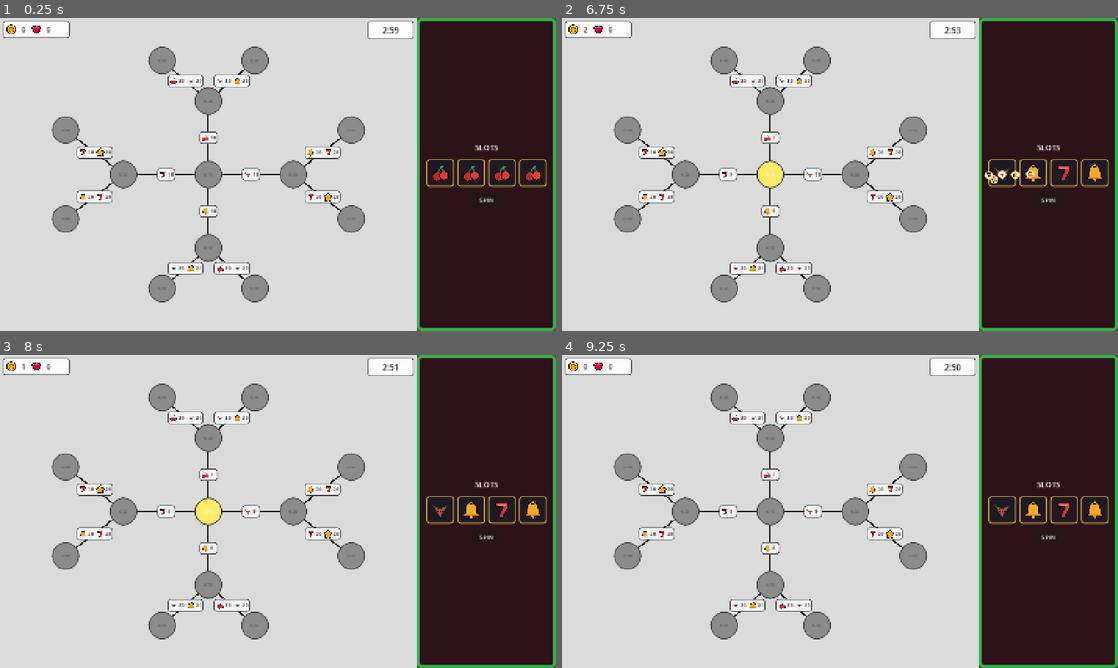
Above: before the commit, frames 1-4 (two rows, left to right).
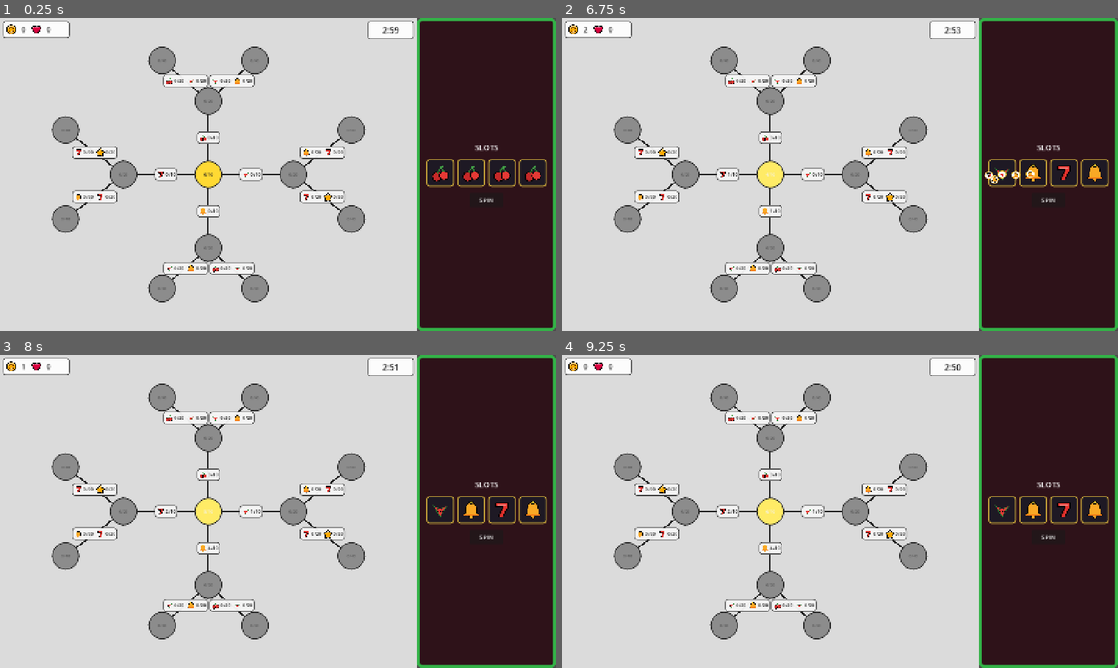
Above: after the commit, the same moments.

Repository: SorenKronborg/CasinoSlots
Game: Godot game, scene res://scenes/game/game.tscn
Same seed, same stepped clock (60 frames per second), same inputs: the game is played once before the commit and once after it.
Inputs (mouse positions are in pixels of both pictures, inside the frame that each line leads up to):
- Up to frame 1 (0.25 s): no input
- Up to frame 2 (6.75 s): click "SPIN" at 0.5 s; click (773, 174) at 1.25 s, where only the run after the commit has a clickable "0/10"; click "0/10" at 2 s; click "1/10" at 2.75 s; click "2/10" at 3.5 s; click (773, 174) at 4.25 s, where only the run after the commit has a clickable "3/10"; click "SPIN" at 5 s; click (773, 174) at 5.75 s, where only the run after the commit has a clickable "3/10"; click "3/10" at 6.5 s
- Up to frame 3 (8 s): click "4/10" at 7.25 s
- Up to frame 4 (9.25 s): click "5/10" at 8 s; click (773, 511) at 8.75 s, where only the run after the commit has a clickable "6/10"

The runs differ from the first frame. In frame 1, 1.8% of the frame differs, in the area x 9-66%, y 9-91%; in frame 2, 1.5%; in frame 3, 1.5%; in frame 4, 1.8%.

Commit message:
Enhanced graph edge and node functionality with prioritization and depth management. Added signals for lock interactions and improved UI styles for better user experience.

Diff:
--- a/scripts/level/graph_edge.gd
+++ b/scripts/level/graph_edge.gd
@@ -1,16 +1,26 @@
 class_name GraphEdgeView
 extends Control
+
+signal lock_clicked(id: StringName)
 
 var edge_id: StringName
 var from_id: StringName
 var to_id: StringName
 var locked: bool = true
 var lock_symbols: PackedInt32Array = PackedInt32Array()
+var totals: PackedInt32Array = PackedInt32Array()
 var remaining: PackedInt32Array = PackedInt32Array()
+## How many locks deep this edge sits from the start node, used to pay the
+## nearest locks first.
+var depth: int = 0
+## Player-chosen target: prioritized locks are filled before all others.
+var prioritized: bool = false
 var _in_flight: PackedInt32Array = PackedInt32Array()
 
 var _line: Line2D
 var _lock_panel: PanelContainer
+var _style_idle: StyleBoxFlat
+var _style_priority: StyleBoxFlat
 var _requirement_labels: Array[Label] = []
 var _requirement_views: Array[Control] = []
 
@@ -24,16 +34,23 @@
 	_line.begin_cap_mode = Line2D.LINE_CAP_ROUND
 	_line.end_cap_mode = Line2D.LINE_CAP_ROUND
 	add_child(_line)
+	_style_idle = _make_style(Color(0.96, 0.96, 0.96, 0.96), Color(0.25, 0.25, 0.25, 1))
+	_style_priority = _make_style(Color(0.44, 0.85, 0.45, 0.98), Color(0.11, 0.42, 0.14, 1))
 	_lock_panel = PanelContainer.new()
 	_lock_panel.mouse_filter = Control.MOUSE_FILTER_IGNORE
+	_lock_panel.add_theme_stylebox_override("panel", _style_idle)
+	_lock_panel.gui_input.connect(_on_lock_gui_input)
+	add_child(_lock_panel)
+
+
+func _make_style(background: Color, border: Color) -> StyleBoxFlat:
 	var style := StyleBoxFlat.new()
-	style.bg_color = Color(0.96, 0.96, 0.96, 0.96)
+	style.bg_color = background
 	style.set_border_width_all(2)
-	style.border_color = Color(0.25, 0.25, 0.25, 1)
+	style.border_color = border
 	style.set_corner_radius_all(7)
 	style.set_content_margin_all(5)
-	_lock_panel.add_theme_stylebox_override("panel", style)
-	add_child(_lock_panel)
+	return style
 
 
 func setup(data: GraphEdgeData, from_center: Vector2, to_center: Vector2) -> void:
@@ -43,10 +60,11 @@
 	if _line == null:
 		await ready
 	lock_symbols = PackedInt32Array([data.lock_symbol])
-	remaining = PackedInt32Array([data.lock_amount])
+	totals = PackedInt32Array([data.lock_amount])
 	if data.lock_symbol_2 >= 0 and data.lock_amount_2 > 0:
 		lock_symbols.append(data.lock_symbol_2)
-		remaining.append(data.lock_amount_2)
+		totals.append(data.lock_amount_2)
+	remaining = totals.duplicate()
 	_in_flight.resize(lock_symbols.size())
 	_build_requirements()
 	set_endpoints(from_center, to_center)
@@ -60,10 +78,12 @@
 	_requirement_views.clear()
 	var row := HBoxContainer.new()
 	row.add_theme_constant_override("separation", 7)
+	row.mouse_filter = Control.MOUSE_FILTER_IGNORE
 	_lock_panel.add_child(row)
 	for index in lock_symbols.size():
 		var requirement := HBoxContainer.new()
 		requirement.add_theme_constant_override("separation", 2)
+		requirement.mouse_filter = Control.MOUSE_FILTER_IGNORE
 		row.add_child(requirement)
 		var icon := TextureRect.new()
 		icon.texture = Symbols.texture(lock_symbols[index])
@@ -95,6 +115,26 @@
 		_lock_panel.visible = locked
 	if _line:
 		_line.default_color = Color(0.12, 0.12, 0.12, 1) if locked else Color(0.35, 0.7, 0.3, 1)
+
+
+## Only locks that can currently take resources respond to clicks.
+func set_selectable(value: bool) -> void:
+	if _lock_panel == null:
+		return
+	_lock_panel.mouse_filter = Control.MOUSE_FILTER_STOP if value else Control.MOUSE_FILTER_IGNORE
+	_lock_panel.mouse_default_cursor_shape = Control.CURSOR_POINTING_HAND if value else Control.CURSOR_ARROW
+
+
+func set_prioritized(value: bool) -> void:
+	prioritized = value
+	if _lock_panel:
+		_lock_panel.add_theme_stylebox_override("panel", _style_priority if prioritized else _style_idle)
+
+
+func _on_lock_gui_input(event: InputEvent) -> void:
+	if event is InputEventMouseButton and event.button_index == MOUSE_BUTTON_LEFT and event.pressed:
+		_lock_panel.accept_event()
+		lock_clicked.emit(edge_id)
 
 
 func lock_center_global(kind: int) -> Vector2:
@@ -142,4 +182,4 @@
 
 func _refresh_labels() -> void:
 	for index in _requirement_labels.size():
-		_requirement_labels[index].text = str(remaining[index])
+		_requirement_labels[index].text = "%d/%d" % [totals[index] - remaining[index], totals[index]]
--- a/scripts/level/graph_node.gd
+++ b/scripts/level/graph_node.gd
@@ -5,6 +5,11 @@
 signal node_completed(id: StringName)
 
 const SIZE := Vector2(72, 72)
+const _STYLE_OPEN := Color(1, 0.85, 0.2, 1)
+const _STYLE_OPEN_HOVER := Color(1, 0.92, 0.4, 1)
+const _STYLE_OPEN_PRESSED := Color(0.92, 0.72, 0.12, 1)
+const _STYLE_LOCKED := Color(0.55, 0.55, 0.55, 1)
+const _STYLE_COMPLETE := Color(0.38, 0.78, 0.4, 1)
 
 var node_id: StringName
 var is_start: bool = false
@@ -52,6 +57,35 @@
 	disabled = not clickable
 
 
+## reachable: the incoming lock is open (or this is the start). Colour does not
+## depend on whether the player currently has a coin.
+func apply_state(reachable: bool) -> void:
+	if is_paid():
+		disabled = true
+		_paint(_STYLE_COMPLETE, _STYLE_COMPLETE, _STYLE_COMPLETE, _STYLE_COMPLETE)
+		add_theme_color_override("font_disabled_color", Color(0.08, 0.22, 0.1, 1))
+		return
+	disabled = not reachable
+	_paint(_STYLE_OPEN, _STYLE_OPEN_HOVER, _STYLE_OPEN_PRESSED, _STYLE_LOCKED)
+	add_theme_color_override("font_disabled_color", Color(0.35, 0.35, 0.35, 1))
+
+
+func _paint(normal: Color, hover: Color, pressed: Color, locked: Color) -> void:
+	add_theme_stylebox_override("normal", _circle(normal))
+	add_theme_stylebox_override("hover", _circle(hover))
+	add_theme_stylebox_override("pressed", _circle(pressed))
+	add_theme_stylebox_override("disabled", _circle(locked))
+
+
+func _circle(fill: Color) -> StyleBoxFlat:
+	var box := StyleBoxFlat.new()
+	box.bg_color = fill
+	box.set_border_width_all(3)
+	box.border_color = Color(0.15, 0.15, 0.15, 1)
+	box.set_corner_radius_all(36)
+	return box
+
+
 func _refresh_label() -> void:
 	text = "%d/%d" % [paid, coin_cost]
 
--- a/scripts/level/level_graph.gd
+++ b/scripts/level/level_graph.gd
@@ -79,7 +79,28 @@
 		_edges_layer.add_child(edge)
 		edge.set_anchors_and_offsets_preset(Control.PRESET_FULL_RECT)
 		edge.setup(edge_data, from_node.center(), to_node.center())
+		edge.lock_clicked.connect(_on_lock_clicked)
 		_edges[edge_data.id] = edge
+	_assign_depths()
+
+
+## Walks outward from the start node so every edge knows which layer it is in.
+func _assign_depths() -> void:
+	var node_depth: Dictionary = {}
+	var frontier: Array[StringName] = []
+	for node: GraphNodeView in _nodes.values():
+		if node.is_start:
+			node_depth[node.node_id] = 0
+			frontier.append(node.node_id)
+	while not frontier.is_empty():
+		var current: StringName = frontier.pop_front()
+		for edge: GraphEdgeView in _edges.values():
+			if edge.from_id != current or node_depth.has(edge.to_id):
+				continue
+			node_depth[edge.to_id] = int(node_depth[current]) + 1
+			frontier.append(edge.to_id)
+	for edge: GraphEdgeView in _edges.values():
+		edge.depth = int(node_depth.get(edge.from_id, 0)) + 1
 
 
 ## Keeps the authored layout centred in whatever space the panel gets, so the
@@ -107,27 +128,51 @@
 
 func _refresh() -> void:
 	for node: GraphNodeView in _nodes.values():
-		node.set_clickable(_can_pay(node))
+		node.apply_state(_is_reachable(node))
+	for edge: GraphEdgeView in _edges.values():
+		var selectable := can_receive_resources(edge)
+		edge.set_selectable(selectable)
+		if not selectable and edge.prioritized:
+			edge.set_prioritized(false)
 	if _hud:
 		_hud.refresh(_run_state)
 
 
+## True while this lock still needs something and every lock leading into it
+## has already been opened.
+func can_receive_resources(edge: GraphEdgeView) -> bool:
+	if not edge.locked or edge.is_fully_paid():
+		return false
+	for other: GraphEdgeView in _edges.values():
+		if other.to_id == edge.from_id and other.locked:
+			return false
+	return true
+
+
+## A lock only accepts resources once every lock leading into it has been
+## opened. Paying the source circle is not a prerequisite.
 func is_lock_open_for(kind: int, edge: GraphEdgeView) -> bool:
-	## Locks accept resources immediately; paying the source circle is no longer
-	## a prerequisite.
-	return edge.locked and edge.open_capacity(kind) > 0
-
-
-## Reserves as much of a win as the open locks can still take. Anything left
-## over has nowhere to go and is simply dropped by the caller.
+	return can_receive_resources(edge) and edge.open_capacity(kind) > 0
+
+
+## Reserves as much of a win as the open locks can still take. Locks the player
+## marked as priority are filled first, then the ones closest to the start.
+## Anything left over has nowhere to go and is dropped by the caller.
 func allocate_winnings(kind: int, amount: int) -> Array[LockDelivery]:
 	var deliveries: Array[LockDelivery] = []
+	var candidates: Array[GraphEdgeView] = []
+	for edge: GraphEdgeView in _edges.values():
+		if is_lock_open_for(kind, edge):
+			candidates.append(edge)
+	candidates.sort_custom(func(a: GraphEdgeView, b: GraphEdgeView) -> bool:
+		if a.prioritized != b.prioritized:
+			return a.prioritized
+		return a.depth < b.depth
+	)
 	var leftover := amount
-	for edge: GraphEdgeView in _edges.values():
+	for edge in candidates:
 		if leftover <= 0:
 			break
-		if not is_lock_open_for(kind, edge):
-			continue
 		var taken := edge.reserve(kind, leftover)
 		if taken <= 0:
 			continue
@@ -149,6 +194,10 @@
 		return false
 	if _run_state == null or _run_state.coins < 1:
 		return false
+	return _is_reachable(node)
+
+
+func _is_reachable(node: GraphNodeView) -> bool:
 	if node.is_start:
 		return true
 	for edge: GraphEdgeView in _edges.values():
@@ -165,3 +214,10 @@
 func _on_node_completed(id: StringName) -> void:
 	node_completed.emit(id)
 	_refresh()
+
+
+func _on_lock_clicked(edge_id: StringName) -> void:
+	var edge: GraphEdgeView = _edges.get(edge_id)
+	if edge == null or not can_receive_resources(edge):
+		return
+	edge.set_prioritized(not edge.prioritized)
